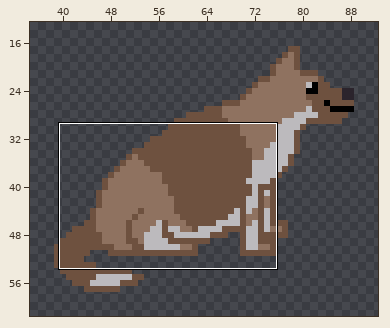
Sprite sheet -- sprites/sSITTING/layers/9ff01c35-1d4a-4685-bb76-ead586271a11/6b86ed9a-7a50-4989-8916-f03296bc20e9.png. The first picture is a wide view before the edit; the outline marks the close-up.
Close-up. The starting point:
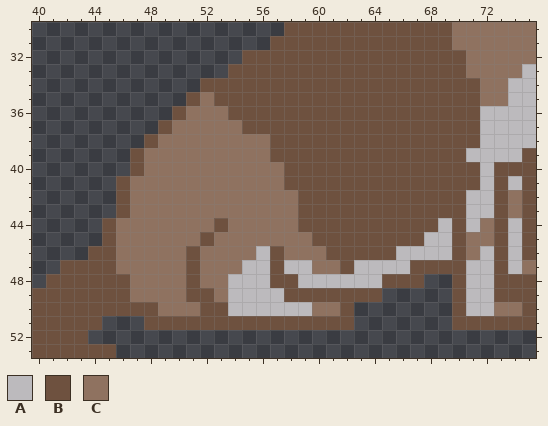
The file is 128x64 pixels. Shown: x 40..75, y 30..53. The wide view leaves out empty margins.
Palette (. is transparent): A #bcbabd  B #6e513f  C #8f7260
Pixels before, first column x 40:
30 ..................BBBBBBBBBBBBCCCCCC
31 .................BBBBBBBBBBBBBCCCCCC
32 ...............BBBBBBBBBBBBBBBBCCCCC
33 ..............BBBBBBBBBBBBBBBBBCCCCA
34 ............BBBBBBBBBBBBBBBBBBBBCCAA
35 ...........BCBBBBBBBBBBBBBBBBBBBCCAA
36 ..........BCCCBBBBBBBBBBBBBBBBBBAAAA
37 .........BCCCCCBBBBBBBBBBBBBBBBBAAAA
38 ........BCCCCCCCCBBBBBBBBBBBBBBBAAAA
39 .......BCCCCCCCCCBBBBBBBBBBBBBBAAAAB
40 .......BCCCCCCCCCCBBBBBBBBBBBBBBABBB
41 ......BCCCCCCCCCCCBBBBBBBBBBBBBBABAB
42 ......BCCCCCCCCCCCCBBBBBBBBBBBBAABCB
43 ......BCCCCCCCCCCCCBBBBBBBBBBBBAABCB
44 .....BCCCCCCCBCCCCCBBBBBBBBBBABACBAB
45 .....BCCCCCCBCCCCCCCBBBBBBBBAABCCBAB
46 ....BBCCCCCBCCCCABCCCBBBBBAAAABCABAB
47 ..BBBBCCCCCBCCCAABAACCBAAAABBBBAABAC
48 .BBBBBBCCCCBCCAAABBAAAAAABBB..BAABBB
49 BBBBBBBCCCCBBCAAAABBBBBBB.....BAABBB
50 BBBBBBBBBCCCBBAAAAAACCB.......BAACCB
51 BBBBB...BBBBBBBBBBBBBBB.......BBBBBB
52 BBBB................................
53 BBBBBB..............................
New version:
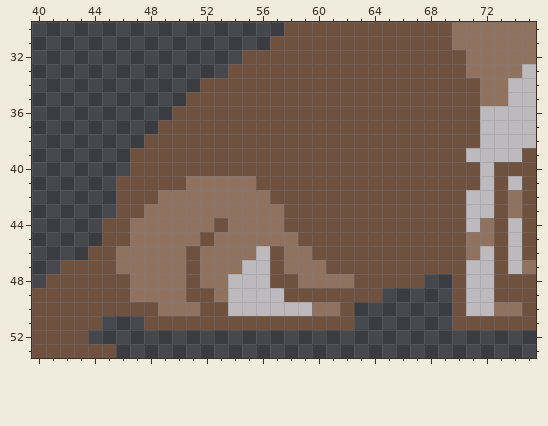
Difference:
{"y":35,"x":52,"old":"C","new":"B"}
{"y":36,"x":51,"old":"CCC","new":"BBB"}
{"y":37,"x":50,"old":"CCCCC","new":"BBBBB"}
{"y":38,"x":49,"old":"CCCCCCCC","new":"BBBBBBBB"}
{"y":39,"x":48,"old":"CCCCCCCCC","new":"BBBBBBBBB"}
{"y":40,"x":48,"old":"CCCCCCCCCC","new":"BBBBBBBBBB"}
{"y":41,"x":47,"old":"CCCC","new":"BBBB"}
{"y":41,"x":56,"old":"CC","new":"BB"}
{"y":42,"x":47,"old":"CC","new":"BB"}
{"y":42,"x":57,"old":"CC","new":"BB"}
{"y":43,"x":47,"old":"C","new":"B"}
{"y":43,"x":58,"old":"C","new":"B"}
{"y":44,"x":46,"old":"C","new":"B"}
{"y":44,"x":58,"old":"C","new":"B"}
{"y":44,"x":69,"old":"A","new":"B"}
{"y":45,"x":46,"old":"C","new":"B"}
{"y":45,"x":59,"old":"C","new":"B"}
{"y":45,"x":68,"old":"AA","new":"BB"}
{"y":46,"x":60,"old":"C","new":"B"}
{"y":46,"x":66,"old":"AAAA","new":"BBBB"}
{"y":47,"x":58,"old":"AA","new":"CC"}
{"y":47,"x":61,"old":"C","new":"B"}
{"y":47,"x":63,"old":"AAAA","new":"BBBB"}
{"y":48,"x":59,"old":"AAAAAA","new":"CCCCBB"}
